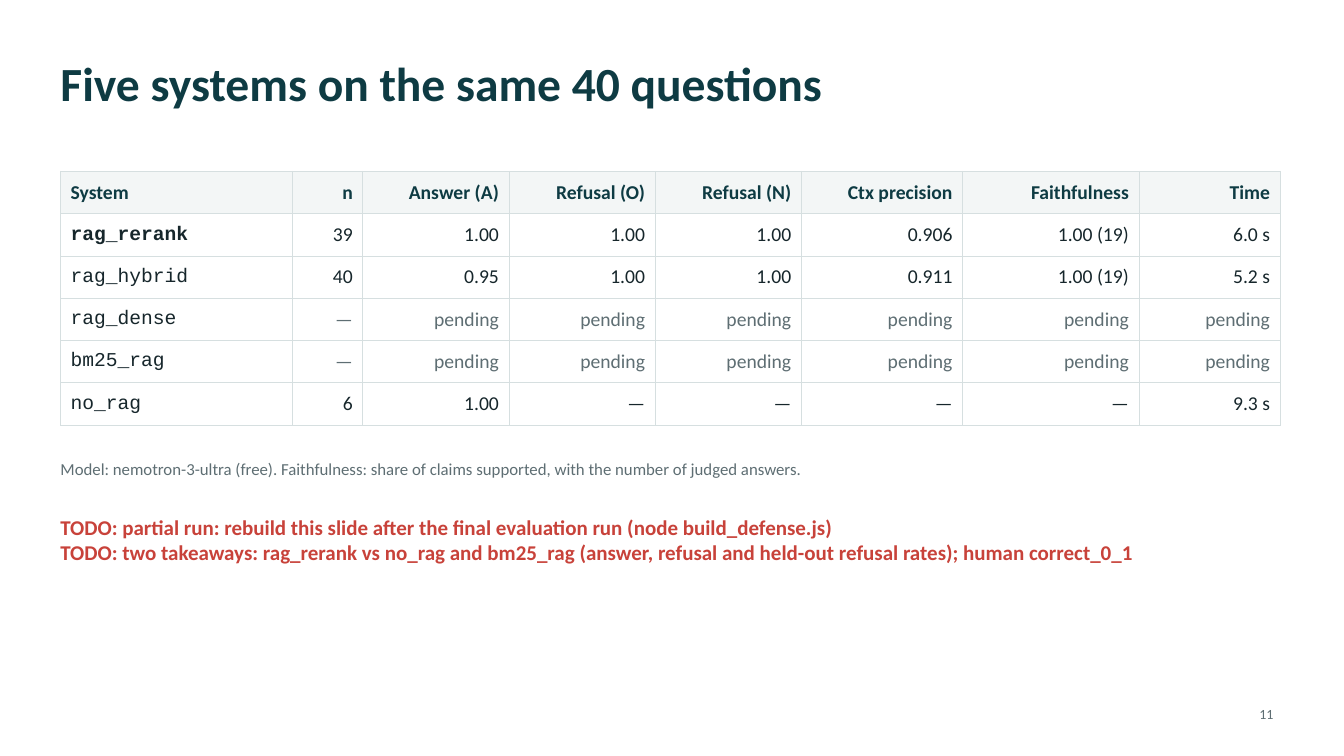
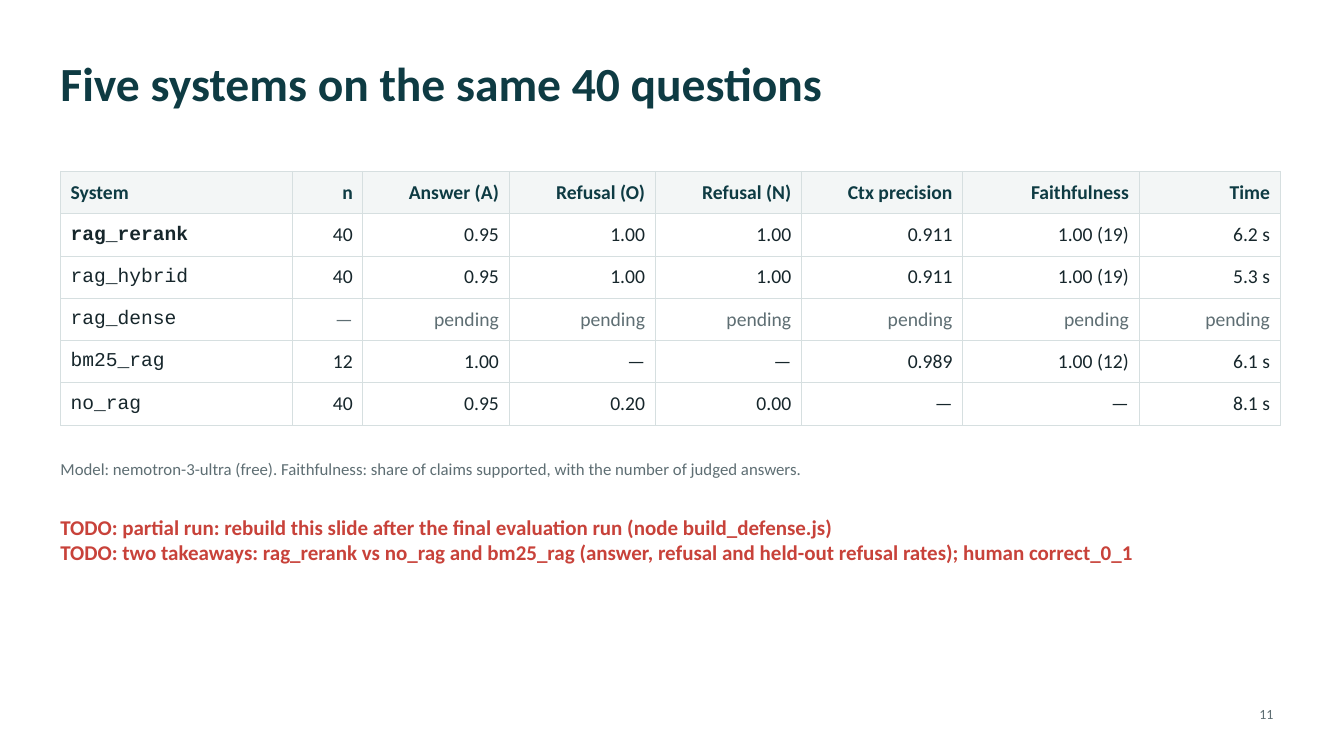
Before and after one commit to yassinebssl/rag-on-medical-documents, a slide deck: slide 11 of docs/defense/final/presentation.pptx. Drawn at 1344x756 pixels with LibreOffice and Linux fonts; fonts in the diff are those of the drawing. Boxes give left, top, right and bottom in pixels: in the first picture for what was removed or moved away, otherwise in the second. Text is boxed around its words. In the diff, an @@ line names an element or a change of style, - is before the commit and + after.

```diff
--- a/docs/defense/final/presentation.pptx
+++ b/docs/defense/final/presentation.pptx
@@ table at (x1=60, y1=171, x2=1280, y2=417) @@
-row 2: rag_rerank | 39 | 1.00 | 1.00 | 1.00 | 0.906 | 1.00 (19) | 6.0 s
+row 2: rag_rerank | 40 | 0.95 | 1.00 | 1.00 | 0.911 | 1.00 (19) | 6.2 s
-row 3, column 8: 5.2 s
+row 3, column 8: 5.3 s
-row 5: bm25_rag | — | pending | pending | pending | pending | pending | pending
+row 5: bm25_rag | 12 | 1.00 | — | — | 0.989 | 1.00 (12) | 6.1 s
-row 6: no_rag | 6 | 1.00 | — | — | — | — | 9.3 s
+row 6: no_rag | 40 | 0.95 | 0.20 | 0.00 | — | — | 8.1 s
```
Also in this commit, not shown: 1 other slide changed, 2 other files.
